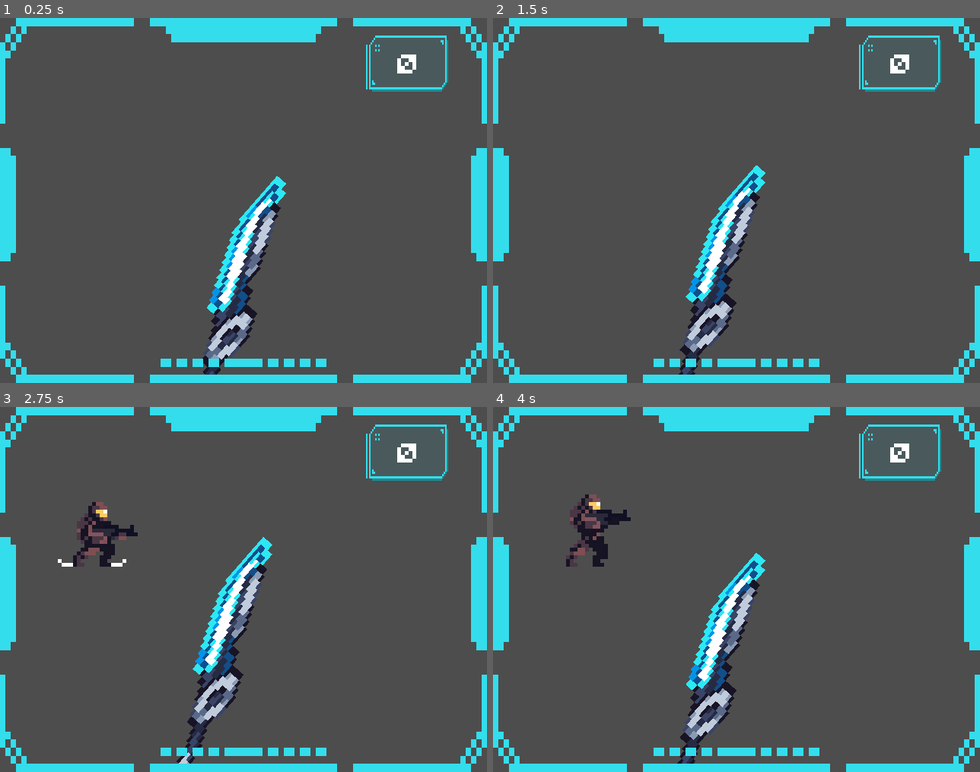
Above: before the commit, frames 1-4 (two rows, left to right).
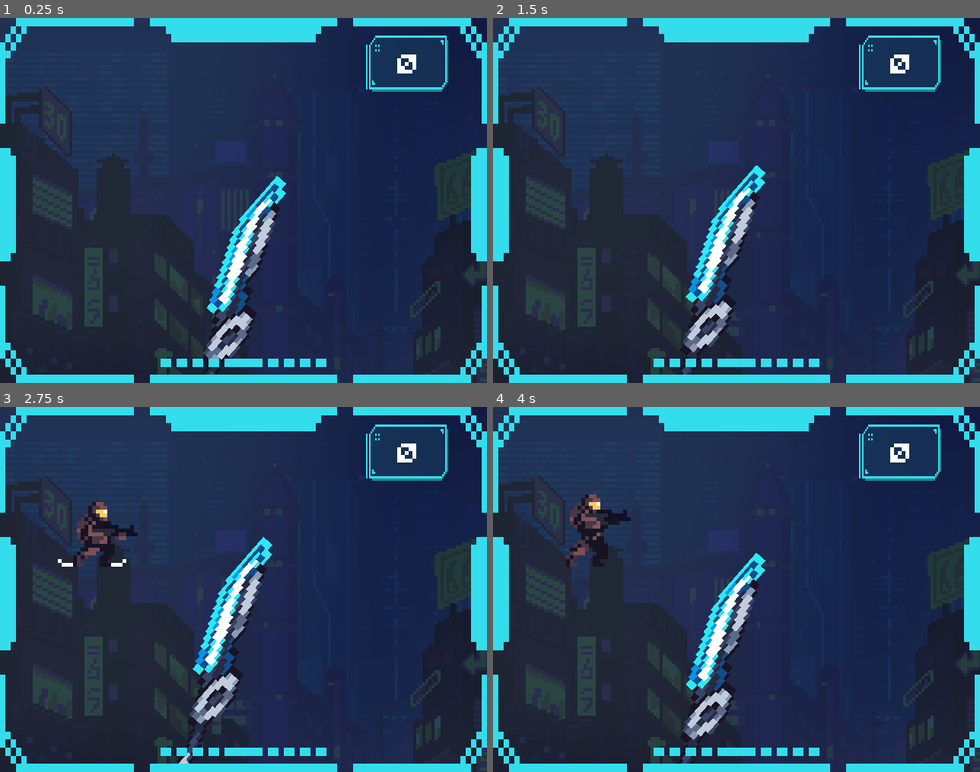
Above: after the commit, the same moments.

Repository: lognasmeow/Deflector
Game: Godot game, scene res://Maps/map_main.tscn
The game is run twice, just before and just after one commit, with the same random seed, the same clock (stepped at 60 frames per second) and the same inputs.
Inputs:
- Up to frame 1 (0.25 s): no input
- Up to frame 2 (1.5 s): hold Space (space) 0.53-1.28 s; tap Space (space) at 1.35 s
- Up to frame 3 (2.75 s): hold Space (space) from 2.03 s (still down)
- Up to frame 4 (4 s): release Space (space) at 2.78 s; tap Space (space) at 2.85 s; hold Space (space) from 3.53 s (still down)

The runs differ from the first frame. In frame 1, 86% of the frame differs, in the area x 0-100%, y 0-100%; in frame 2, 86%; in frame 3, 85%; in frame 4, 85%.

Commit message:
environmental edits

Diff:
--- a/Enemies/enemy.tscn
+++ b/Enemies/enemy.tscn
@@ -159,7 +159,7 @@
 texture = ExtResource("2_ycxjo")
 hframes = 7
 vframes = 7
-frame = 24
+frame = 23
 
 [node name="AnimationPlayer" type="AnimationPlayer" parent="."]
 libraries = {
--- a/Maps/map_main.tscn
+++ b/Maps/map_main.tscn
@@ -8,7 +8,9 @@
 [ext_resource type="Texture2D" uid="uid://chb87mdswqoda" path="res://Assets/UI/Containers/betterscreenhud02.png" id="6_s2ars"]
 [ext_resource type="Texture2D" uid="uid://bc6wo1ymo6roj" path="res://Assets/UI/Containers/slot_2_UI.png" id="7_1fh5x"]
 [ext_resource type="PackedScene" uid="uid://d2s4afa1021yq" path="res://UI/Tablet/tablet.tscn" id="9_lc1iw"]
+[ext_resource type="Texture2D" uid="uid://duye17t5bnprw" path="res://Assets/Backgrounds/cyberpunk-street.png" id="10_4n84l"]
 [ext_resource type="Theme" uid="uid://poj0k2rqrxmj" path="res://Assets/UI/Themes/cyberphont.tres" id="10_7i24s"]
+[ext_resource type="Texture2D" uid="uid://4msdsj733hyu" path="res://Assets/Overlays/6.png" id="11_8whw4"]
 
 [sub_resource type="Animation" id="Animation_ct1jb"]
 resource_name = "showTexture"
@@ -133,6 +135,29 @@
 position = Vector2(116.17, 61)
 scale = Vector2(1.795, 1.5)
 
+[node name="Environment" type="Node2D" parent="."]
+
+[node name="TextureRect" type="TextureRect" parent="Environment"]
+modulate = Color(0.107911, 0.459863, 1, 1)
+self_modulate = Color(0.707967, 0.707967, 0.707967, 1)
+z_index = -2
+texture_filter = 1
+offset_left = -1561.0
+offset_top = -10.0
+offset_right = -953.0
+offset_bottom = 182.0
+scale = Vector2(4, 4)
+texture = ExtResource("10_4n84l")
+
+[node name="TextureRect2" type="TextureRect" parent="Environment"]
+modulate = Color(1, 1, 1, 0.384314)
+z_index = -1
+offset_left = -794.0
+offset_top = -66.0
+offset_right = 1006.0
+offset_bottom = 1134.0
+texture = ExtResource("11_8whw4")
+
 [connection signal="tenEnemiesKilled" from="." to="Player" method="_on_map_main_ten_enemies_killed"]
 [connection signal="dead" from="Player" to="." method="_on_player_dead"]
 [connection signal="dead" from="Player" to="Camera2D" method="_on_player_dead"]
Binary file added: Assets/Backgrounds/cyberpunk-street.png
Not shown, added: Assets/Backgrounds/cyberpunk-street.png.import
Binary file added: Assets/Overlays/6.png
Not shown, added: Assets/Overlays/6.png.import
Not shown: 1 places in Maps/map_main.tscn that only renumber resources
Not shown, changed: Text/Credits.txt
